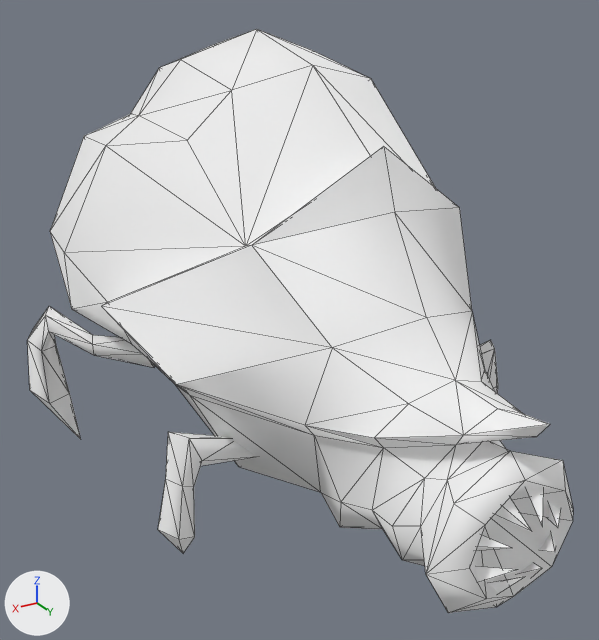
The glTF model silkworm-bloater.glb as it was, and as the next commit left it.
Before and after are seen from a camera (50 mm lens) standing at (1.43, 2.39, 1.81) and looking at (0.01, 0.02, 0.63). Lighting does not change. The marker at lower left points along +X, +Y and +Z. Mesh edges are drawn as thin lines.
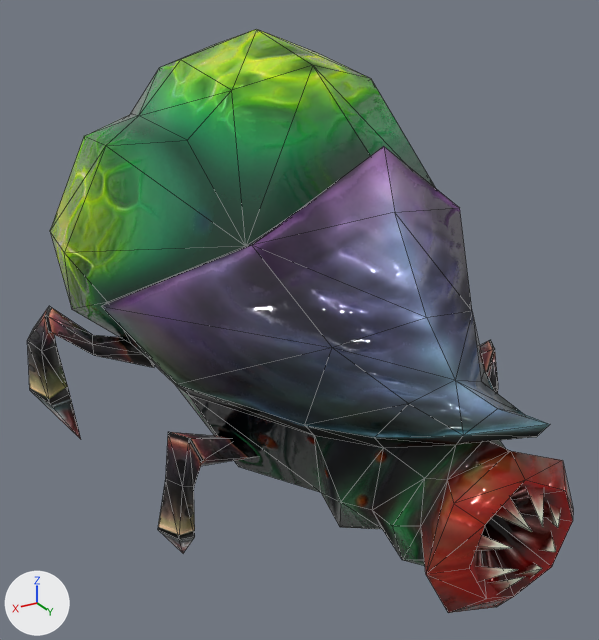
Where the change shows, as pixel boxes (x1, y1, x2, y2) in the pictures (599 x 640 px):
'Object_7', surface changed: (27, 29, 573, 613) in both

The change, as a diff of the scene's bpy script:
```diff
--- a/silkworm-bloater.glb.py
+++ b/silkworm-bloater.glb.py
@@ img_spider_v2_diffuse @@
+img_spider_v2_diffuse = load_image('spider_v2_diffuse', '_unpacked/spider_v2_diffuse', 1024, 1024, 'sRGB')
@@ img_spider_v2_specularglossiness @@
+img_spider_v2_specularglossiness = load_image('spider_v2_specularGlossiness', '_unpacked/spider_v2_specularGlossiness', 1024, 1024, 'Non-Color')
@@ img_spider_v2_normal @@
+img_spider_v2_normal = load_image('spider_v2_normal', '_unpacked/spider_v2_normal', 1024, 1024, 'Non-Color')
@@ mat_spider_v2 @@
 mat_spider_v2 = bpy.data.materials.new('spider_v2')
-# nodes: BsdfPrincipled, OutputMaterial
-# colours: white #ffffff
+# nodes: BsdfPrincipled, NormalMap, OutputMaterial, SeparateColor, TexImage x3
+# uses the picture img_spider_v2_diffuse
+# uses the picture img_spider_v2_normal
+# uses the picture img_spider_v2_specularglossiness
```
